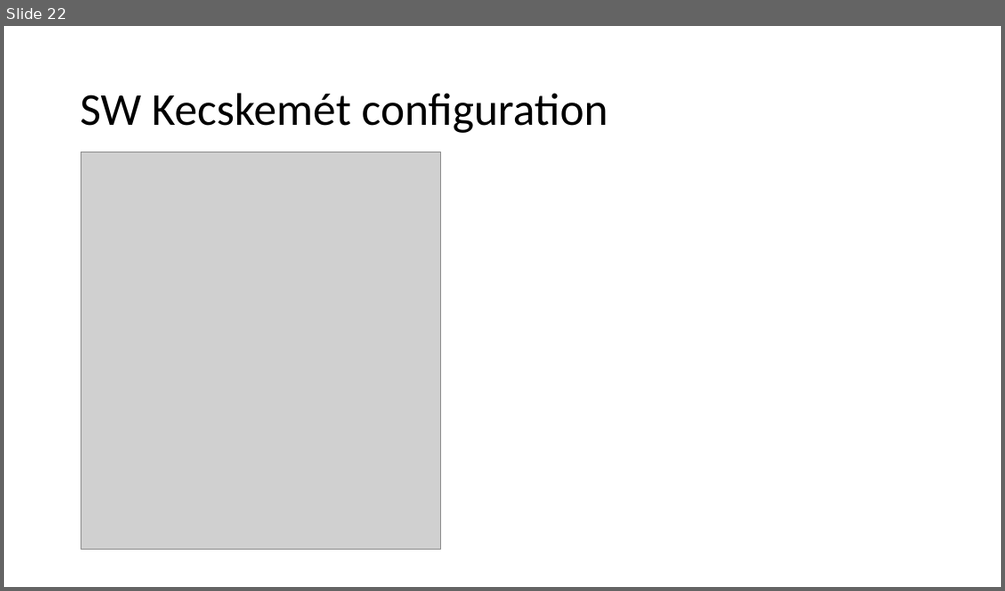
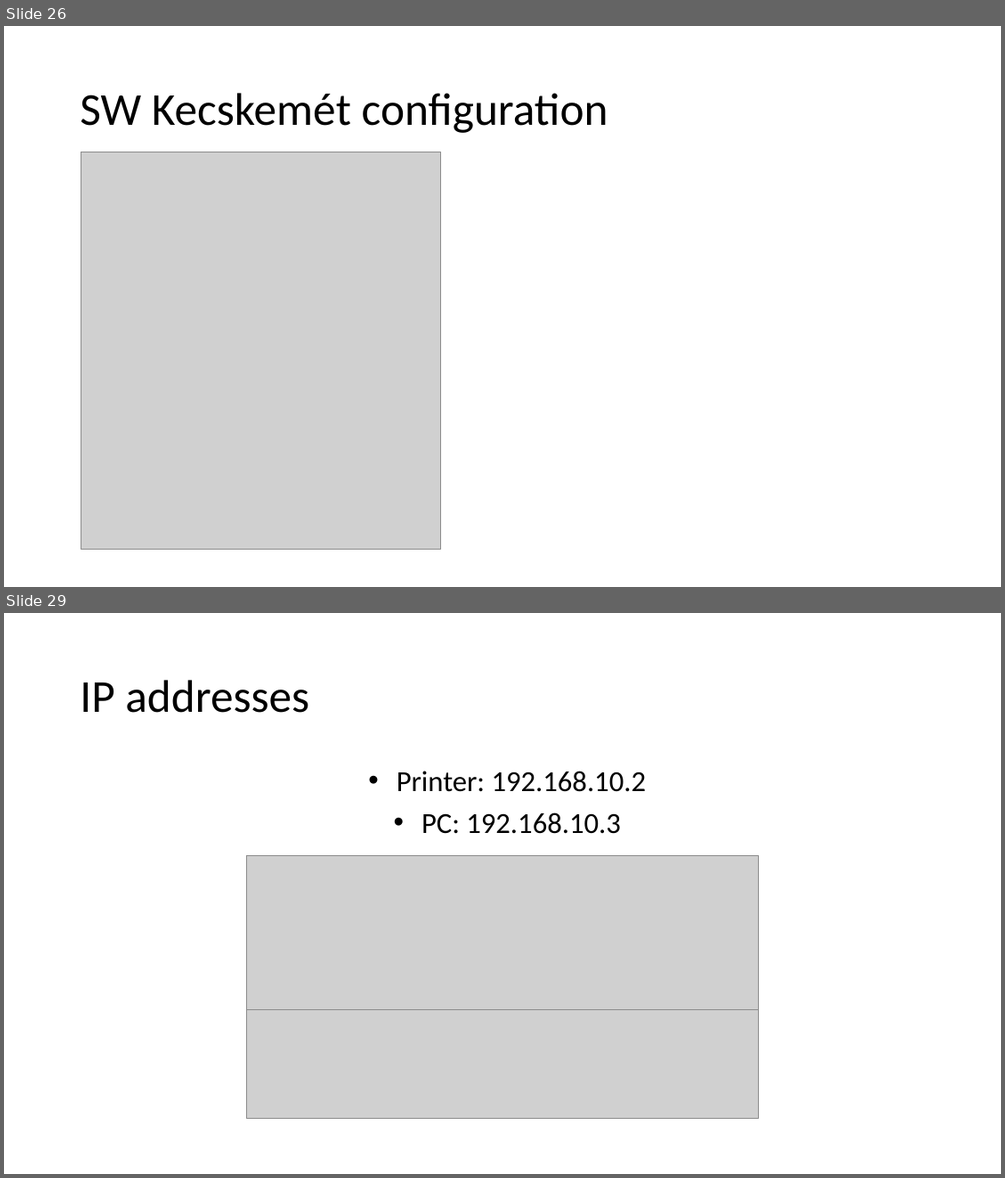
Before and after one commit to I-Izumi/School-project-network, a slide deck: Prezentációk/Projekt_English.pptx. Shown one above the other, each under a label of ours: slide 22 before the commit, slides 26 and 29 after it; the slides between them are not shown. The pictures are 1005x591 and 1005x1178 pixels, drawn with LibreOffice and Linux fonts; fonts in the diff are those of the drawing; grey boxes stand for pictures. Boxes give left, top, right and bottom in pixels: in the first picture for what was removed or moved away, otherwise in the second. Text is boxed around its words. In the diff, an @@ line names an element or a change of style, - is before the commit and + after.

```diff
--- a/Prezentációk/Projekt_English.pptx
+++ b/Prezentációk/Projekt_English.pptx
@@ slide 29 added at (x1=4, y1=613, x2=1001, y2=1174), background #FFFFFF @@
@@ title added at (x1=80, y1=680, x2=309, y2=713), 44 pt, text #000000 @@
+IP addresses
@@ text added at (x1=396, y1=771, x2=646, y2=834), 28 pt, text #000000 @@
+• Printer: 192.168.10.2
+• PC: 192.168.10.3
@@ picture added at (x1=246, y1=855, x2=758, y2=1009) @@
@@ picture added at (x1=246, y1=1009, x2=758, y2=1118) @@
@@ what was slide 22 is now slide 26 @@
```
Also in this commit, not shown: 2 slides changed, 9 other slides added.
